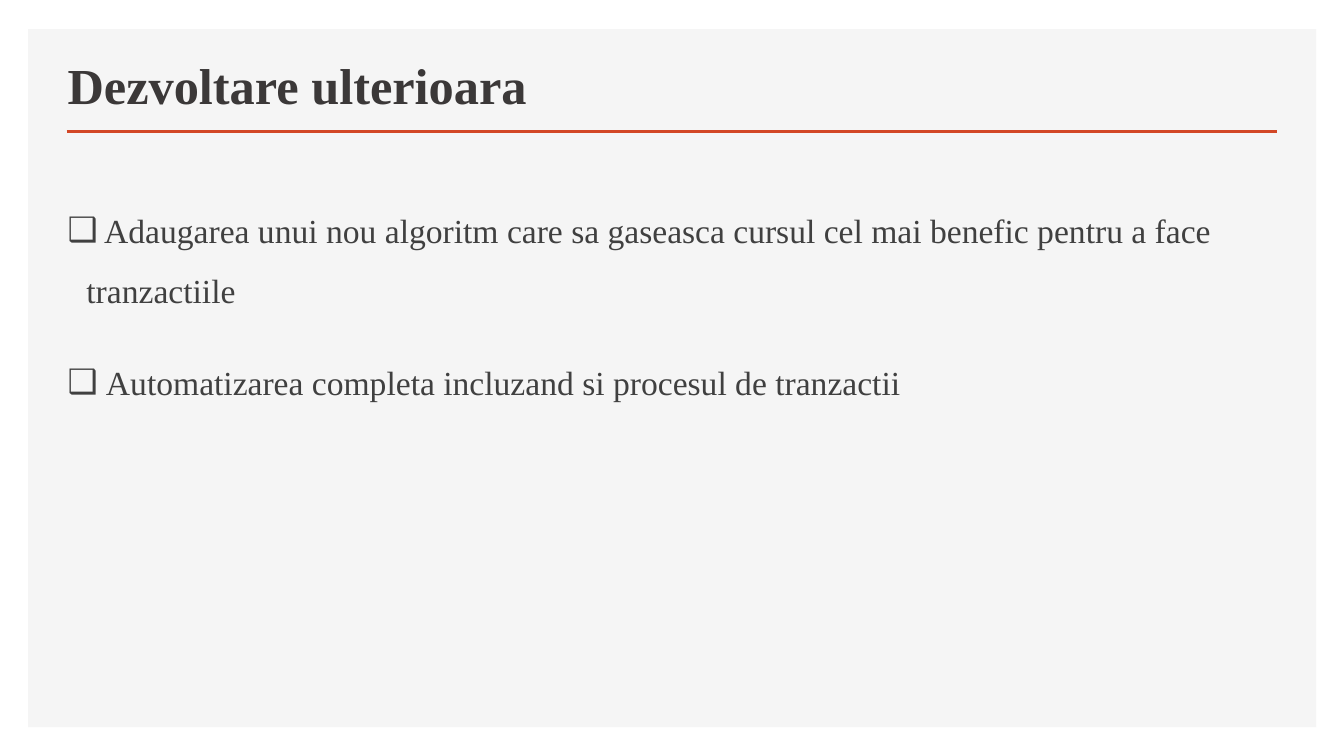
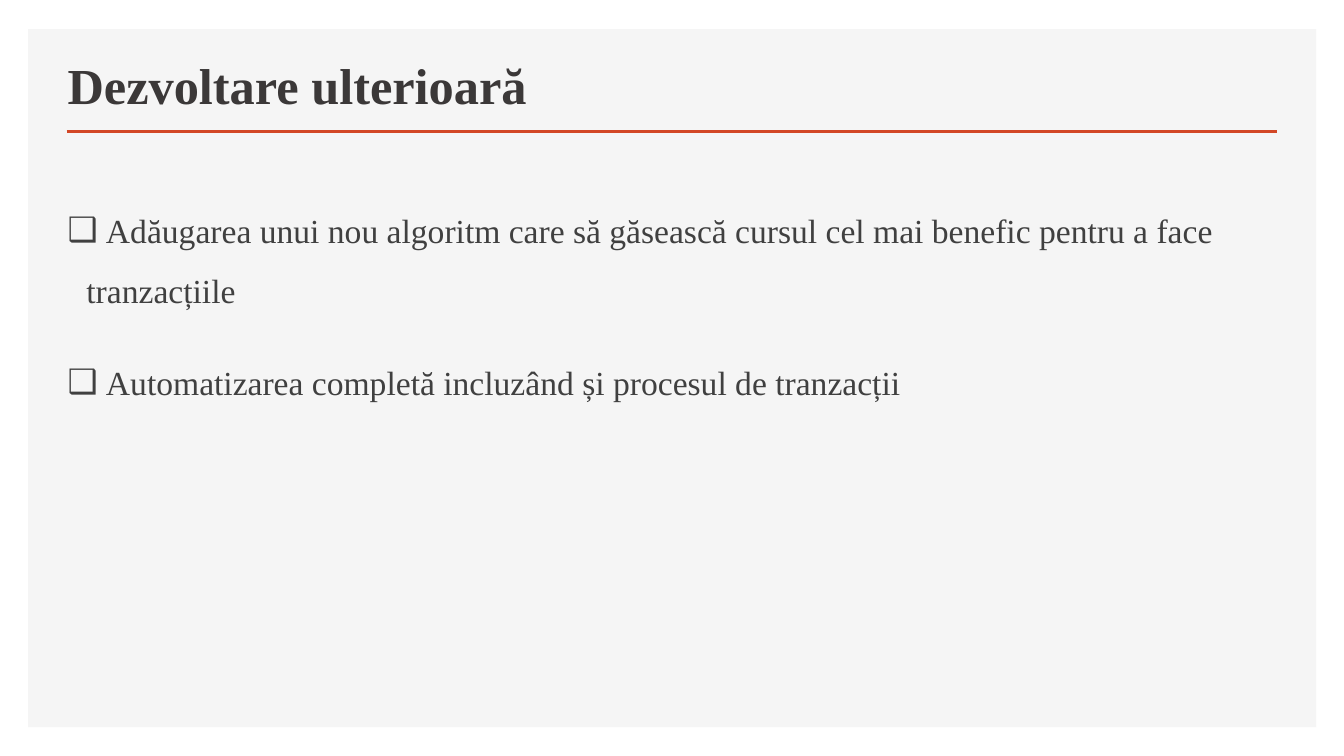
Before and after one commit to ApuscasiteiSilviu/CryptoManagementLicenta, a slide deck: slide 12 of Licenta2020ApuscasiteiSilviuAlexandru/Prezentare_Licenta_CryptoManagement (1).pptx (slide 11 before the commit). Drawn at 1344x756 pixels with LibreOffice and Linux fonts; fonts in the diff are those of the drawing. Boxes give left, top, right and bottom in pixels: in the first picture for what was removed or moved away, otherwise in the second. Text is boxed around its words. In the diff, an @@ line names an element or a change of style, - is before the commit and + after.

```diff
--- a/Licenta2020ApuscasiteiSilviuAlexandru/Prezentare_Licenta_CryptoManagement (1).pptx
+++ b/Licenta2020ApuscasiteiSilviuAlexandru/Prezentare_Licenta_CryptoManagement (1).pptx
@@ title at (68, 68, 526, 105): text changed @@
-Dezvoltare ulterioara
+Dezvoltare ulterioară
@@ text at (86, 219, 1213, 401): text changed @@
-❑ Adaugarea unui nou algoritm care sa gaseasca cursul cel mai benefic pentru a face tranzactiile
-❑ Automatizarea completa incluzand si procesul de tranzactii
+❑ Adăugarea unui nou algoritm care să găsească cursul cel mai benefic pentru a face tranzacțiile
+❑ Automatizarea completă incluzând și procesul de tranzacții
```
Also in this commit, not shown: 8 other slides changed, 2 slides added, 1 slide removed.
